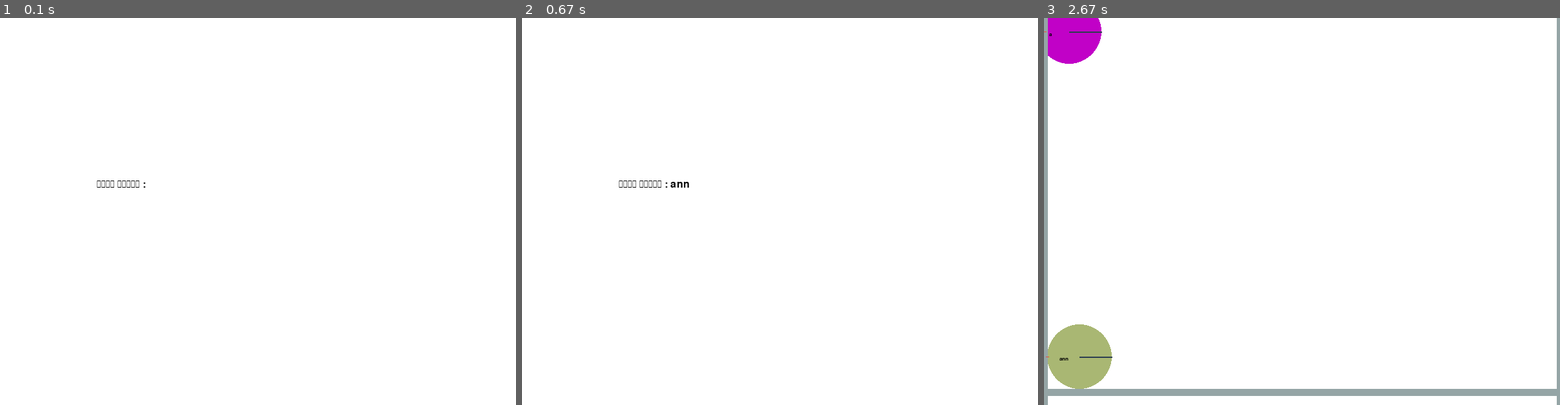
Above: before the commit, frames 1-3 (left to right).
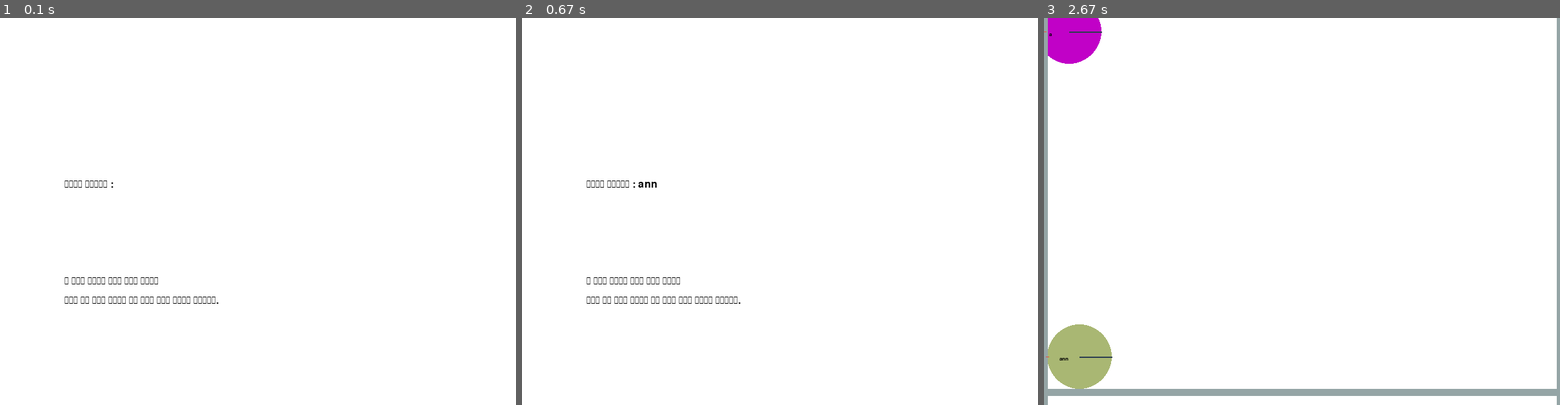
Above: after the commit, the same moments.

Repository: Berryl1/Pygame
Game: pygame game, started from 0510/textsandbox.py
Two runs of this game, one before a commit and one after it. Both use one fixed random seed, a clock stepped at 60 frames per second and the inputs below.
Inputs:
- Up to frame 1 (0.1 s): no input
- Up to frame 2 (0.67 s): type "ann" at 0.33 s
- Up to frame 3 (2.67 s): tap Enter at 0.67, 0.88, 2.45 s; type "a" at 2.32 s

The runs differ from the first frame. In frame 1, 0.4% of the frame differs, in the area x 12-43%, y 42-74%; in frame 2, 0.5%; in frame 3, nothing differs.

Commit message:
Update textsandbox.py

Diff:
--- a/0510/textsandbox.py
+++ b/0510/textsandbox.py
@@ -95,8 +95,14 @@
         if mode == "input":  # 텍스트 입력 모드일 때 입력 중인 텍스트 표시
             font = pygame.font.Font('Maplestory Bold.ttf', 24)
             prompt_text = "텍스트를 입력하세요 : " + text_input
+            prompt_text2 = "이 작품은 여러분의 단어로 문장을 완성하여"
+            prompt_text3 = "우리가 함께 만드는 메시지를 통해 소통과 협력의 중요성을 강조합니다."
             input_surf = font.render(prompt_text, True, (0, 0, 0))
-            screen.blit(input_surf, (150, 250))  # 화면의 상단에 텍스트 입력 표시
+            input_surf2 = font.render(prompt_text2, True, (0, 0, 0))
+            input_surf3 = font.render(prompt_text3, True, (0, 0, 0))
+            screen.blit(input_surf, (100, 250))
+            screen.blit(input_surf2, (100, 400))# 화면의 상단에 텍스트 입력 표시
+            screen.blit(input_surf3, (100, 430))# 화면의 상단에 텍스트 입력 표시
 
         space.step(1/50.0)
         pygame.display.flip()
